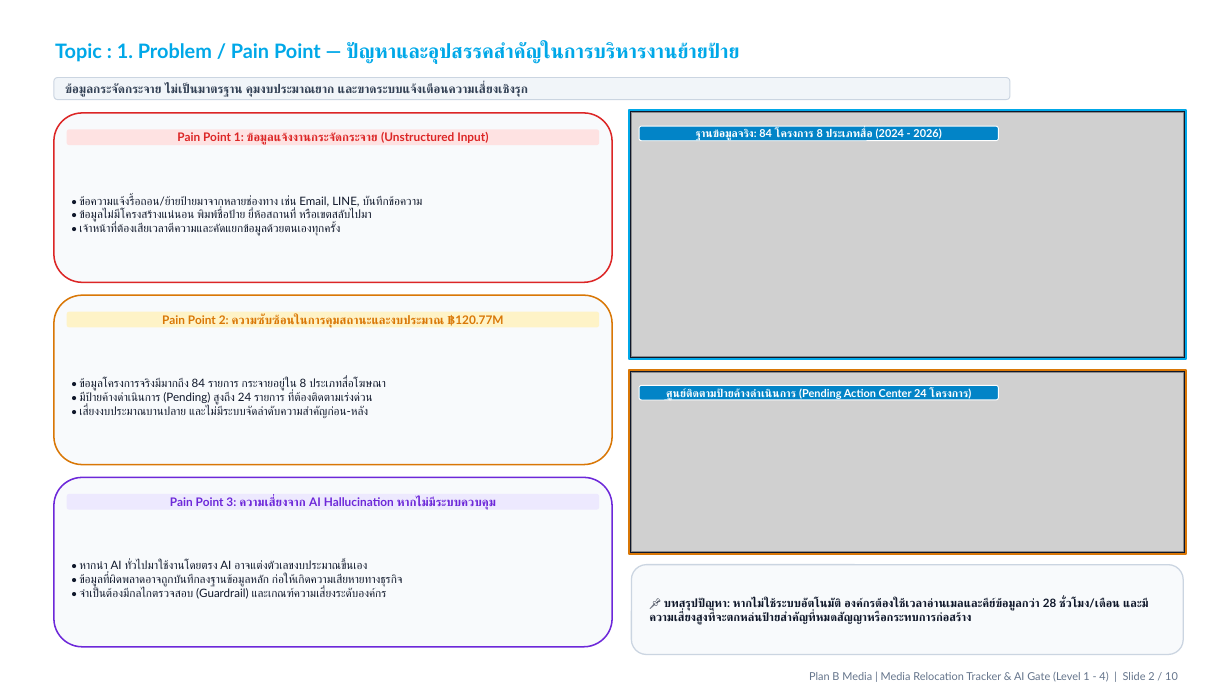
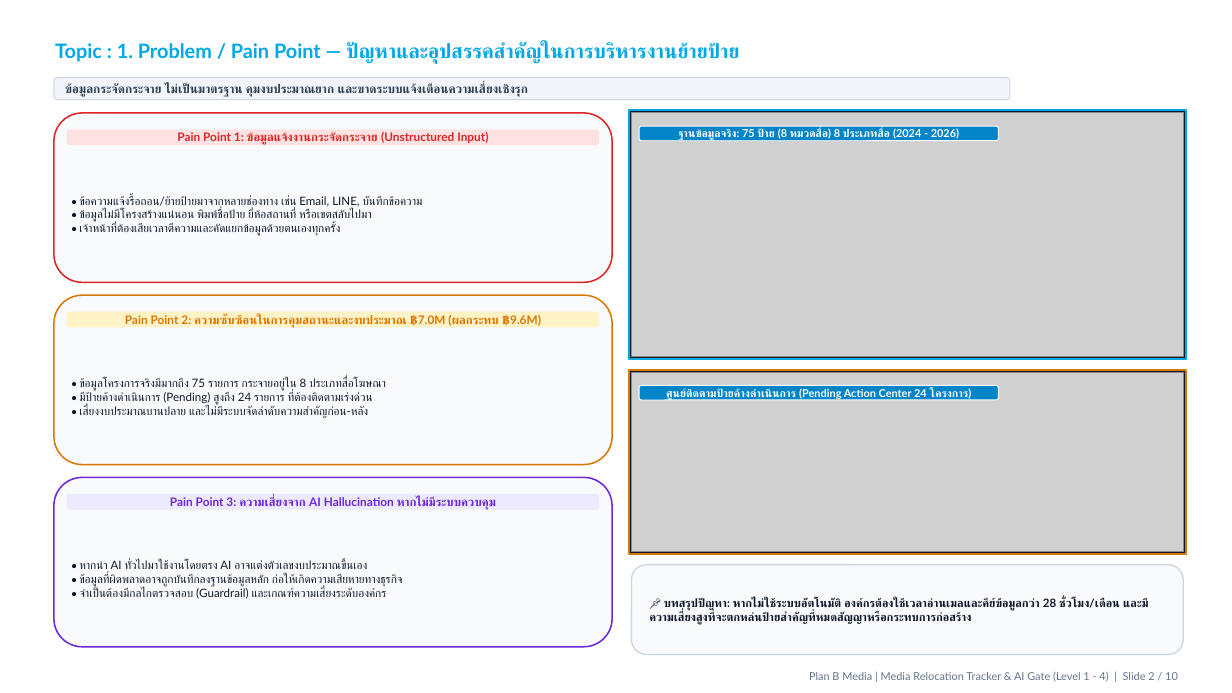
Before and after one commit to wasusangthong-sketch/media_relocation_dist, a slide deck: slide 2 of AI_Gate_Committee_Presentation_10slides.pptx. Drawn at 1232x693 pixels with LibreOffice and Linux fonts; fonts in the diff are those of the drawing; grey boxes stand for pictures; background and template pictures are left out. Boxes give left, top, right and bottom in pixels: in the first picture for what was removed or moved away, otherwise in the second. Text is boxed around its words. In the diff, an @@ line names an element or a change of style, - is before the commit and + after.

```diff
--- a/AI_Gate_Committee_Presentation_10slides.pptx
+++ b/AI_Gate_Committee_Presentation_10slides.pptx
@@ text in rounded rectangle at box(678, 128, 959, 141): text changed @@
-ฐานข้อมูลจริง: 84 โครงการ 8 ประเภทสื่อ (2024 - 2026)
+ฐานข้อมูลจริง: 75 ป้าย (8 หมวดสื่อ) 8 ประเภทสื่อ (2024 - 2026)
@@ text in rounded rectangle at box(125, 315, 541, 328): text changed @@
-Pain Point 2: ความซับซ้อนในการคุมสถานะและงบประมาณ ฿120.77M
+Pain Point 2: ความซับซ้อนในการคุมสถานะและงบประมาณ ฿7.0M (ผลกระทบ ฿9.6M)
@@ text at box(79, 378, 386, 391): text changed @@
-• ข้อมูลโครงการจริงมีมากถึง 84 รายการ กระจายอยู่ใน 8 ประเภทสื่อโฆษณา
+• ข้อมูลโครงการจริงมีมากถึง 75 รายการ กระจายอยู่ใน 8 ประเภทสื่อโฆษณา
```
Also in this commit, not shown: 5 other slides changed, 1 other file.
